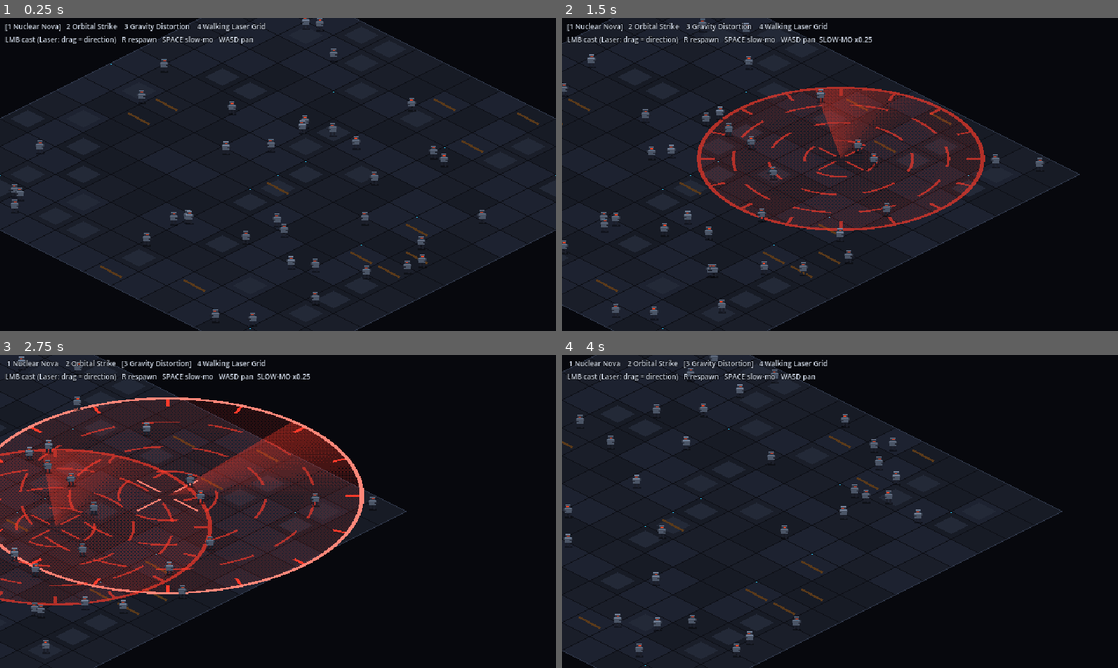
Above: before the commit, frames 1-4 (two rows, left to right).
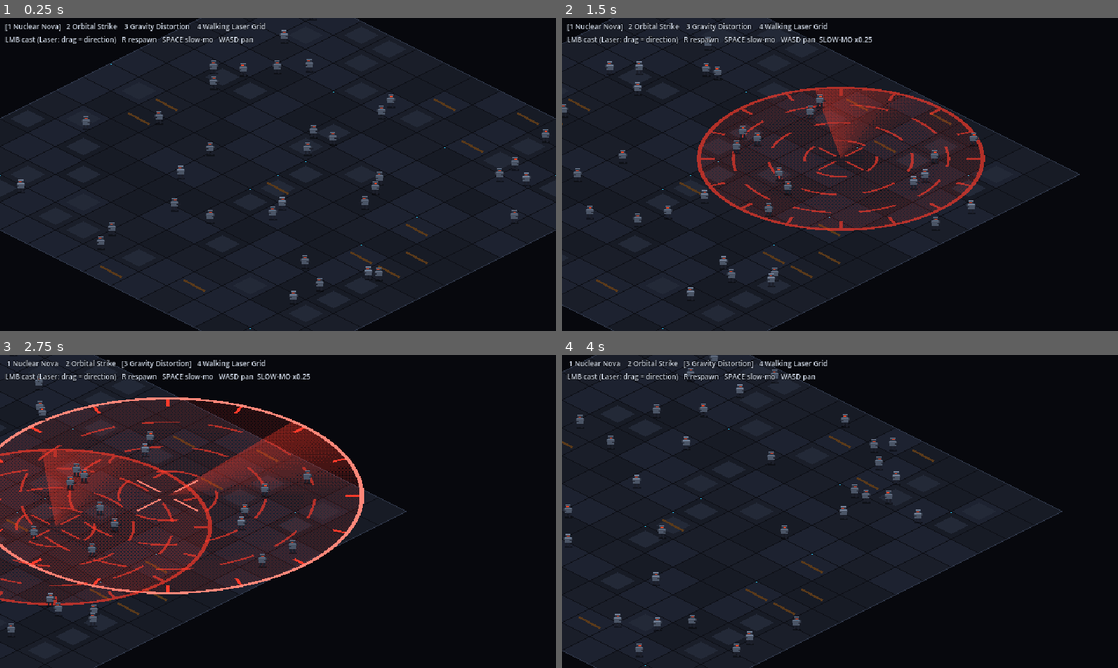
Above: after the commit, the same moments.

Repository: audoraemon/vfxProve
Game: Godot game, scene res://scenes/sandbox.tscn
Two runs of this game, one before a commit and one after it. Both use one fixed random seed, a clock stepped at 60 frames per second and the inputs below. Sound files missing from this copy of the repository are replaced by a short silence.
Inputs (mouse positions are in pixels of both pictures, inside the frame that each line leads up to):
- Up to frame 1 (0.25 s): no input
- Up to frame 2 (1.5 s): tap Enter at 0.5 s; move the mouse to (962, 158) at 0.52 s; hold D 0.53-1.25 s; tap 1 at 0.6 s; click (962, 158) at 0.67 s; tap Space at 0.77 s; drag from (728, 190) to (812, 237) at 1.27 s
- Up to frame 3 (2.75 s): move the mouse to (333, 442) at 2.02 s; hold D from 2.03 s (still down); tap 3 at 2.1 s
- Up to frame 4 (4 s): release D at 2.75 s; drag from (812, 574) to (673, 464) at 2.77 s; move the mouse to (1006, 558) at 3.52 s; hold A from 3.53 s (still down); tap R at 3.6 s; tap Space at 3.77 s

The runs differ from the first frame. In frame 1, 2.0% of the frame differs, in the area x 2-99%, y 0-97%; in frame 2, 2.1%, in the area x 0-87%, y 0-95%; in frame 3, 1.7%; in frame 4, nothing differs.

Commit message:
feat: positional sfx playback wired to effects
Pooled AudioStreamPlayer2D voices with per-cue voice limits, variant
picking, pitch jitter, slow-mo pitch follow, loop setup and fades.
Master bus compressor + hard limiter. Clean quit stops voices first.

Co-Authored-By: Claude Opus 5 <noreply@anthropic.com>

Diff:
--- /dev/null
+++ b/default_bus_layout.tres
@@ -0,0 +1,22 @@
+[gd_resource type="AudioBusLayout" load_steps=3 format=3]
+
+[sub_resource type="AudioEffectCompressor" id="AudioEffectCompressor_master"]
+resource_name = "Compressor"
+threshold = -12.0
+ratio = 4.0
+
+[sub_resource type="AudioEffectHardLimiter" id="AudioEffectHardLimiter_master"]
+resource_name = "HardLimiter"
+ceiling_db = -0.5
+
+[resource]
+bus/0/effect/0/effect = SubResource("AudioEffectCompressor_master")
+bus/0/effect/0/enabled = true
+bus/0/effect/1/effect = SubResource("AudioEffectHardLimiter_master")
+bus/0/effect/1/enabled = true
+bus/1/name = &"SFX"
+bus/1/solo = false
+bus/1/mute = false
+bus/1/bypass_fx = false
+bus/1/volume_db = 0.0
+bus/1/send = &"Master"
--- a/project.godot
+++ b/project.godot
@@ -24,6 +24,10 @@
 window/stretch/mode="viewport"
 window/stretch/aspect="keep"
 
+[audio]
+
+buses/default_bus_layout="res://default_bus_layout.tres"
+
 [rendering]
 
 renderer/rendering_method="gl_compatibility"
--- /dev/null
+++ b/src/audio/sfx.gd
@@ -0,0 +1,157 @@
+class_name Sfx
+extends Node
+## Cue catalog + pooled positional playback. Effects call play() with a ground position.
+
+const BUS := &"SFX"
+const POOL_SIZE := 32
+const MAX_DISTANCE := 900.0
+
+## cue -> {path | variants, db, voices, jitter, loop}
+## `variants: n` expands path "..._%d.wav" to 1..n, picked at random per play.
+const CATALOG := {
+	&"nova_alarm": {"path": "res://assets/audio/nova/nova_alarm.wav", "db": -4.0},
+	&"nova_lock": {"path": "res://assets/audio/nova/nova_lock.wav", "db": -6.0},
+	&"nova_descent": {"path": "res://assets/audio/nova/nova_descent.wav", "db": -2.0},
+	&"nova_crack": {"path": "res://assets/audio/nova/nova_crack.wav", "db": 0.0},
+	&"nova_boom": {"path": "res://assets/audio/nova/nova_boom.wav", "db": 0.0},
+	&"nova_shockwave": {"path": "res://assets/audio/nova/nova_shockwave.wav", "db": -3.0},
+	&"nova_rumble": {"path": "res://assets/audio/nova/nova_rumble.wav", "db": -4.0},
+	&"nova_geiger": {"path": "res://assets/audio/nova/nova_geiger.wav", "db": -8.0, "loop": true},
+	&"orb_target": {"path": "res://assets/audio/orbital/orb_target.wav", "db": -6.0},
+	&"orb_charge": {"path": "res://assets/audio/orbital/orb_charge.wav", "db": -9.0, "voices": 4, "jitter": 0.06},
+	&"orb_hit": {"path": "res://assets/audio/orbital/orb_hit_%d.wav", "variants": 4, "db": -3.0, "voices": 4, "jitter": 0.08},
+	&"orb_embers": {"path": "res://assets/audio/orbital/orb_embers.wav", "db": -10.0, "loop": true},
+	&"grav_field": {"path": "res://assets/audio/gravity/grav_field.wav", "db": -5.0},
+	&"grav_drone": {"path": "res://assets/audio/gravity/grav_drone.wav", "db": -6.0, "loop": true},
+	&"grav_suction": {"path": "res://assets/audio/gravity/grav_suction.wav", "db": -3.0},
+	&"grav_compress": {"path": "res://assets/audio/gravity/grav_compress.wav", "db": -4.0},
+	&"grav_implode": {"path": "res://assets/audio/gravity/grav_implode.wav", "db": 0.0},
+	&"grav_shimmer": {"path": "res://assets/audio/gravity/grav_shimmer.wav", "db": -8.0},
+	&"laser_scan": {"path": "res://assets/audio/laser/laser_scan.wav", "db": -8.0},
+	&"laser_thrusters": {"path": "res://assets/audio/laser/laser_thrusters.wav", "db": -6.0},
+	&"laser_ignite": {"path": "res://assets/audio/laser/laser_ignite.wav", "db": -3.0},
+	&"laser_hum": {"path": "res://assets/audio/laser/laser_hum.wav", "db": -9.0, "loop": true},
+	&"laser_sizzle": {"path": "res://assets/audio/laser/laser_sizzle_%d.wav", "variants": 3, "db": -8.0, "voices": 3, "jitter": 0.1},
+	&"laser_powerdown": {"path": "res://assets/audio/laser/laser_powerdown.wav", "db": -5.0},
+	&"laser_depart": {"path": "res://assets/audio/laser/laser_depart.wav", "db": -7.0},
+}
+
+static var _cache := {}
+
+var _pool: Array[AudioStreamPlayer2D] = []
+var _rng := RandomNumberGenerator.new()
+
+
+static func paths_for(cue: StringName) -> PackedStringArray:
+	var entry: Dictionary = CATALOG[cue]
+	var out := PackedStringArray()
+	if entry.has("variants"):
+		for i in range(1, int(entry.variants) + 1):
+			out.append(entry.path % i)
+	else:
+		out.append(entry.path)
+	return out
+
+
+## Loads (cached) one stream for the cue; random variant when the cue has several.
+static func load_stream(cue: StringName, rng: RandomNumberGenerator = null) -> AudioStream:
+	var paths := paths_for(cue)
+	var path := paths[rng.randi() % paths.size()] if rng != null else paths[0]
+	if _cache.has(path):
+		return _cache[path]
+	var stream: AudioStreamWAV = load(path)
+	if stream != null and CATALOG[cue].get("loop", false):
+		stream.loop_mode = AudioStreamWAV.LOOP_FORWARD
+		stream.loop_begin = 0
+		stream.loop_end = int(stream.get_length() * stream.mix_rate)
+	_cache[path] = stream
+	return stream
+
+
+func _ready() -> void:
+	_rng.randomize()
+	for i in POOL_SIZE:
+		var p := AudioStreamPlayer2D.new()
+		p.bus = BUS
+		p.max_distance = MAX_DISTANCE
+		p.attenuation = 1.0
+		add_child(p)
+		_pool.append(p)
+
+
+func play(cue: StringName, ground_pos: Vector2, db_offset := 0.0) -> AudioStreamPlayer2D:
+	if not CATALOG.has(cue):
+		push_warning("Unknown sfx cue: %s" % cue)
+		return null
+	var entry: Dictionary = CATALOG[cue]
+	var p := _acquire(cue, int(entry.get("voices", 2)))
+	if p.has_meta(&"fade"):
+		var tween: Tween = p.get_meta(&"fade")
+		if tween != null and tween.is_valid():
+			tween.kill()
+		p.remove_meta(&"fade")
+	p.stop()
+	p.stream = load_stream(cue, _rng)
+	p.position = Iso.ground_to_screen(ground_pos)
+	p.volume_db = float(entry.get("db", 0.0)) + db_offset
+	var jitter: float = entry.get("jitter", 0.0)
+	p.set_meta(&"cue", cue)
+	p.set_meta(&"base_pitch", 1.0 + _rng.randf_range(-jitter, jitter))
+	p.set_meta(&"pitch_mul", 1.0)
+	p.set_meta(&"started", Time.get_ticks_msec())
+	p.pitch_scale = _pitch_for(p)
+	p.play()
+	return p
+
+
+func fade_out(p: AudioStreamPlayer2D, seconds: float) -> void:
+	if p == null or not is_instance_valid(p) or not p.playing:
+		return
+	var tween := create_tween()
+	tween.tween_property(p, "volume_db", -60.0, seconds)
+	tween.tween_callback(p.stop)
+	p.set_meta(&"fade", tween)
+
+
+## Multiplies the voice's pitch (on top of jitter and slow-mo).
+func set_voice_pitch(p: AudioStreamPlayer2D, mul: float) -> void:
+	if p != null and is_instance_valid(p):
+		p.set_meta(&"pitch_mul", mul)
+
+
+func stop_all(prefix: String) -> void:
+	for p in _pool:
+		if p.playing and String(p.get_meta(&"cue", &"")).begins_with(prefix):
+			p.stop()
+
+
+func _process(_delta: float) -> void:
+	for p in _pool:
+		if p.playing:
+			p.pitch_scale = _pitch_for(p)
+
+
+func _pitch_for(p: AudioStreamPlayer2D) -> float:
+	var mul := float(p.get_meta(&"base_pitch", 1.0)) * float(p.get_meta(&"pitch_mul", 1.0))
+	return maxf(mul * Engine.time_scale, 0.05)
+
+
+## Free voice, or steal the oldest voice of this cue once its voice limit is reached,
+## or steal the oldest voice overall.
+func _acquire(cue: StringName, voices: int) -> AudioStreamPlayer2D:
+	var same: Array[AudioStreamPlayer2D] = []
+	var free_voice: AudioStreamPlayer2D = null
+	var oldest: AudioStreamPlayer2D = null
+	for p in _pool:
+		if not p.playing:
+			if free_voice == null:
+				free_voice = p
+			continue
+		if p.get_meta(&"cue", &"") == cue:
+			same.append(p)
+		if oldest == null or int(p.get_meta(&"started", 0)) < int(oldest.get_meta(&"started", 0)):
+			oldest = p
+	if same.size() >= voices:
+		same.sort_custom(func(a, b): return int(a.get_meta(&"started", 0)) < int(b.get_meta(&"started", 0)))
+		return same[0]
+	return free_voice if free_voice != null else oldest
--- a/src/fx/gravity_distortion.gd
+++ b/src/fx/gravity_distortion.gd
@@ -151,6 +151,11 @@
 		core *= 1.0 + 0.35 * sin(t * 70.0) * compress
 		_rings.set_param("reveal", lerpf(1.0, 0.3, compress * compress))
 		ctx.shake.add_trauma(0.9 * delta)
+	# Drone swells and rises in pitch with the pull.
+	var drone: Node = _voices[1]
+	if drone != null and is_instance_valid(drone) and ctx.sfx != null:
+		drone.volume_db = lerpf(-8.0, -1.0, strength / 3.6)
+		ctx.sfx.set_voice_pitch(drone, 1.0 + 0.3 * strength / 3.6)
 	_sing.set_param("strength", strength)
 	_sing.set_param("pinch", pinch)
 	_sing.set_param("core_px", core)
--- a/src/fx/nuclear_nova.gd
+++ b/src/fx/nuclear_nova.gd
@@ -104,6 +104,7 @@
 func _impact() -> void:
 	if is_instance_valid(_warhead):
 		_warhead.queue_free()
+	ctx.fade_out(_descent_voice, 0.05)
 	_rings.tween_param("alpha", 1.0, 0.0, 0.12)
 	ctx.flash.call(Color(1.0, 0.96, 0.88, 0.95), 0.45)
 	ctx.shake.add_trauma(1.0)
--- a/src/sandbox/sandbox.gd
+++ b/src/sandbox/sandbox.gd
@@ -100,6 +100,13 @@
 	_camera.name = "Camera"
 	add_child(_camera)
 	_camera.make_current()
+	var listener := AudioListener2D.new()
+	_camera.add_child(listener)
+	listener.make_current()
+
+	var sfx := Sfx.new()
+	sfx.name = "Sfx"
+	add_child(sfx)
 
 	_field = EnemyField.new()
 	_field.name = "EnemyField"
@@ -127,6 +134,7 @@
 
 	ctx.field = _field
 	ctx.shake = _camera
+	ctx.sfx = sfx
 	ctx.ground = _ground_plane
 	ctx.world = world
 	ctx.overhead = overhead
@@ -177,7 +185,7 @@
 				Engine.time_scale = 0.25 if Engine.time_scale > 0.5 else 1.0
 				_update_hud()
 			KEY_ESCAPE:
-				get_tree().quit()
+				_quit()
 	elif event is InputEventMouseButton and event.button_index == MOUSE_BUTTON_LEFT:
 		if event.pressed:
 			_pressing = true
@@ -229,6 +237,13 @@
 	_hud.text = "  ".join(names) + "\nLMB cast (Laser: drag = direction)   R respawn   SPACE slow-mo   WASD pan" + slow
 
 
+## Stop voices before quitting so the audio server does not leak playbacks.
+func _quit() -> void:
+	ctx.sfx.stop_all("")
+	await _wait_frames(2)
+	get_tree().quit()
+
+
 # --- Capture / bench -------------------------------------------------------
 
 func _capture_dir() -> String:
@@ -254,7 +269,7 @@
 func _capture_idle() -> void:
 	await _wait_frames(30)
 	await _save_capture("idle.png")
-	get_tree().quit()
+	await _quit()
 
 
 func _capture_all(only: String) -> void:
@@ -279,7 +294,7 @@
 			await _save_capture("%s_%04d.png" % [key, int(time * 1000)])
 		while is_instance_valid(fx):
 			await get_tree().process_frame
-	get_tree().quit()
+	await _quit()
 
 
 func _bench() -> void:
@@ -304,4 +319,4 @@
 		frames += 1
 	print("bench frames=%d avg_ms=%.2f avg_fps=%.1f worst_ms=%.2f min_fps=%.1f" % [
 		frames, total / frames, 1000.0 * frames / total, worst, 1000.0 / worst])
-	get_tree().quit()
+	await _quit()
--- a/tests/run_all.gd
+++ b/tests/run_all.gd
@@ -4,6 +4,7 @@
 	"res://tests/test_iso.gd",
 	"res://tests/test_enemy_field.gd",
 	"res://tests/test_fx_timeline.gd",
+	"res://tests/test_sfx_catalog.gd",
 ]
 
 var failures := 0
--- /dev/null
+++ b/tests/test_sfx_catalog.gd
@@ -0,0 +1,17 @@
+extends RefCounted
+
+
+static func run(t) -> void:
+	var count := 0
+	for cue in Sfx.CATALOG:
+		for path in Sfx.paths_for(cue):
+			count += 1
+			t.check(ResourceLoader.exists(path), "sfx file exists: %s" % path)
+		var stream := Sfx.load_stream(cue)
+		t.check(stream is AudioStreamWAV, "cue %s loads as AudioStreamWAV" % cue)
+		if stream is AudioStreamWAV and Sfx.CATALOG[cue].get("loop", false):
+			t.check(stream.loop_mode == AudioStreamWAV.LOOP_FORWARD, "cue %s loops" % cue)
+			t.check(stream.loop_end > 0, "cue %s loop_end set" % cue)
+	t.check(count == 30, "catalog covers all 30 generated files (got %d)" % count)
+	for cue in [&"orb_hit", &"laser_sizzle"]:
+		t.check(Sfx.paths_for(cue).size() > 1, "%s has variants" % cue)
Not shown, added: assets/audio/gravity/grav_compress.wav.import
Not shown, added: assets/audio/gravity/grav_drone.wav.import
Not shown, added: assets/audio/gravity/grav_field.wav.import
Not shown, added: assets/audio/gravity/grav_implode.wav.import
Not shown, added: assets/audio/gravity/grav_shimmer.wav.import
Not shown, added: assets/audio/gravity/grav_suction.wav.import
Not shown, added: assets/audio/laser/laser_depart.wav.import
Not shown, added: assets/audio/laser/laser_hum.wav.import
Not shown, added: assets/audio/laser/laser_ignite.wav.import
Not shown, added: assets/audio/laser/laser_powerdown.wav.import
Not shown, added: assets/audio/laser/laser_scan.wav.import
Not shown, added: assets/audio/laser/laser_sizzle_1.wav.import
(and 21 more such lines)
